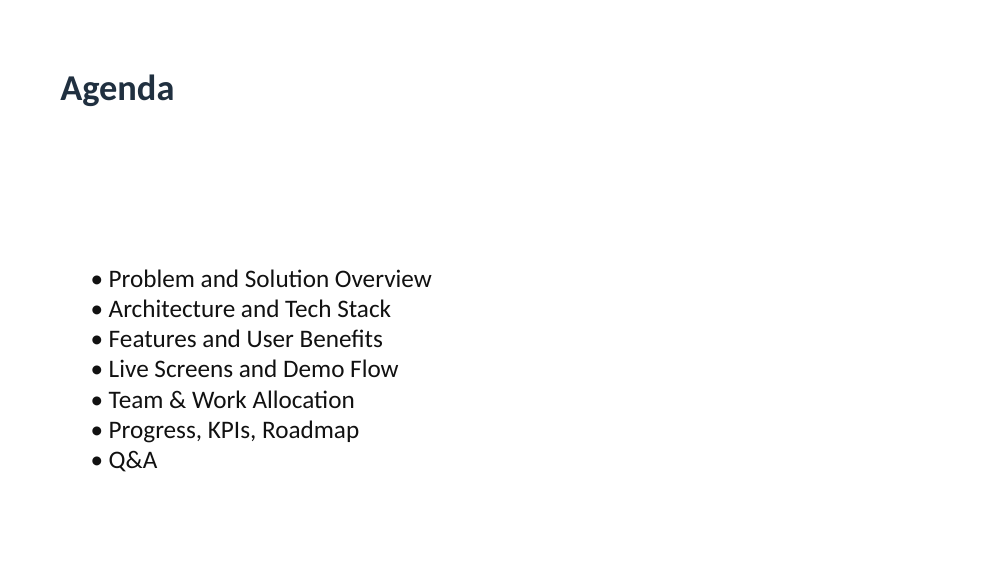
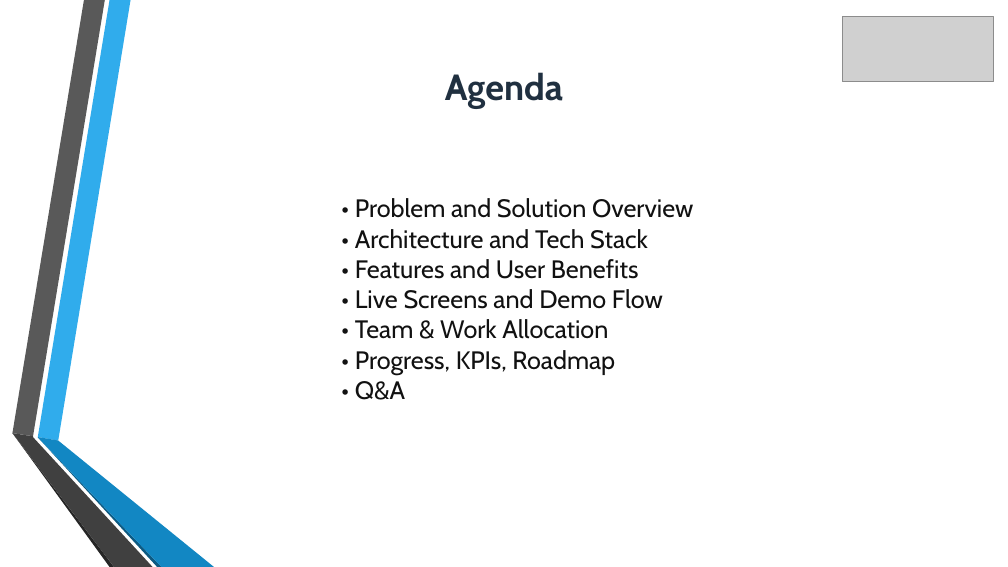
Before and after one commit to ManishKumarCs/learnify-platform, a slide deck: slide 2 of docs/learnify-platform-presentation.pptx. Drawn at 1008x567 pixels with LibreOffice and Linux fonts; fonts in the diff are those of the drawing; grey boxes stand for pictures. Boxes give left, top, right and bottom in pixels: in the first picture for what was removed or moved away, otherwise in the second. Text is boxed around its words. In the diff, an @@ line names an element or a change of style, - is before the commit and + after.

```diff
--- a/docs/learnify-platform-presentation.pptx
+++ b/docs/learnify-platform-presentation.pptx
@@ text "• Problem and Solution Overview": place and size @@
-text "• Problem and Solution Overview" at <box>109,269,432,472</box>
+text "• Problem and Solution Overview" at <box>355,198,693,400</box>
@@ text "• Problem and Solution Overview" at <box>355,198,693,400</box>: font Calibri to Cabin @@
@@ picture added at <box>843,17,994,82</box> @@
@@ text "Agenda" at <box>445,72,563,108</box>: font Calibri to Cabin; alignment left to centre @@
@@ group added at <box>12,0,215,567</box>: 6 freeform shapes @@
```
Also in this commit, not shown: 35 other slides changed, 1 slide added, 2 slides removed, 19 other files.
